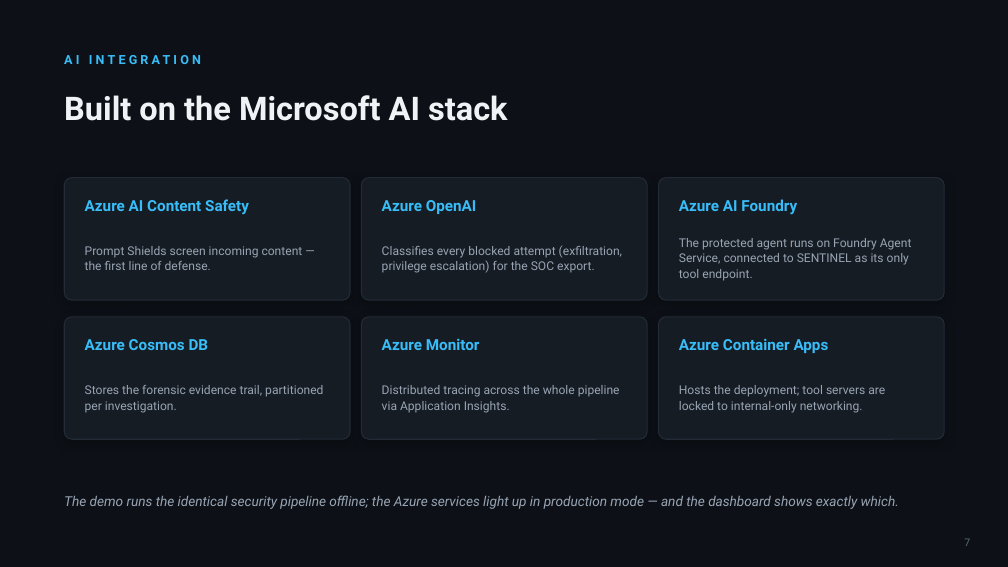
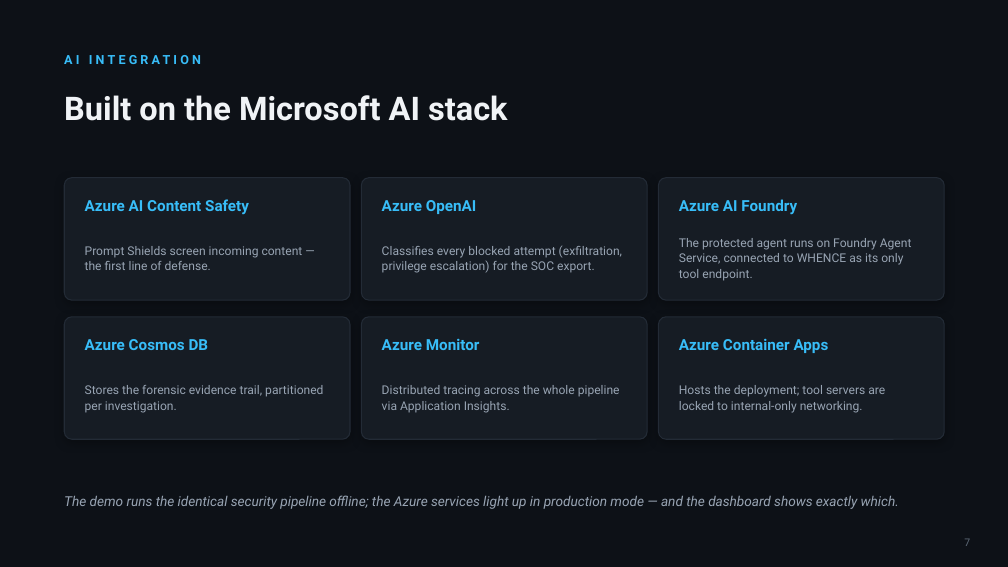
Before and after one commit to Harshith029/Sentinel, a slide deck: slide 7 of deck/Whence_pitch.pptx. Drawn at 1008x567 pixels with LibreOffice and Linux fonts; fonts in the diff are those of the drawing. Boxes give left, top, right and bottom in pixels: in the first picture for what was removed or moved away, otherwise in the second. Text is boxed around its words. In the diff, an @@ line names an element or a change of style, - is before the commit and + after.

```diff
--- a/deck/Whence_pitch.pptx
+++ b/deck/Whence_pitch.pptx
@@ text at (x1=679, y1=238, x2=912, y2=281): text changed @@
-The protected agent runs on Foundry Agent Service, connected to SENTINEL as its only tool endpoint.
+The protected agent runs on Foundry Agent Service, connected to WHENCE as its only tool endpoint.
```
Also in this commit, not shown: 7 other slides changed, 2 other files.
